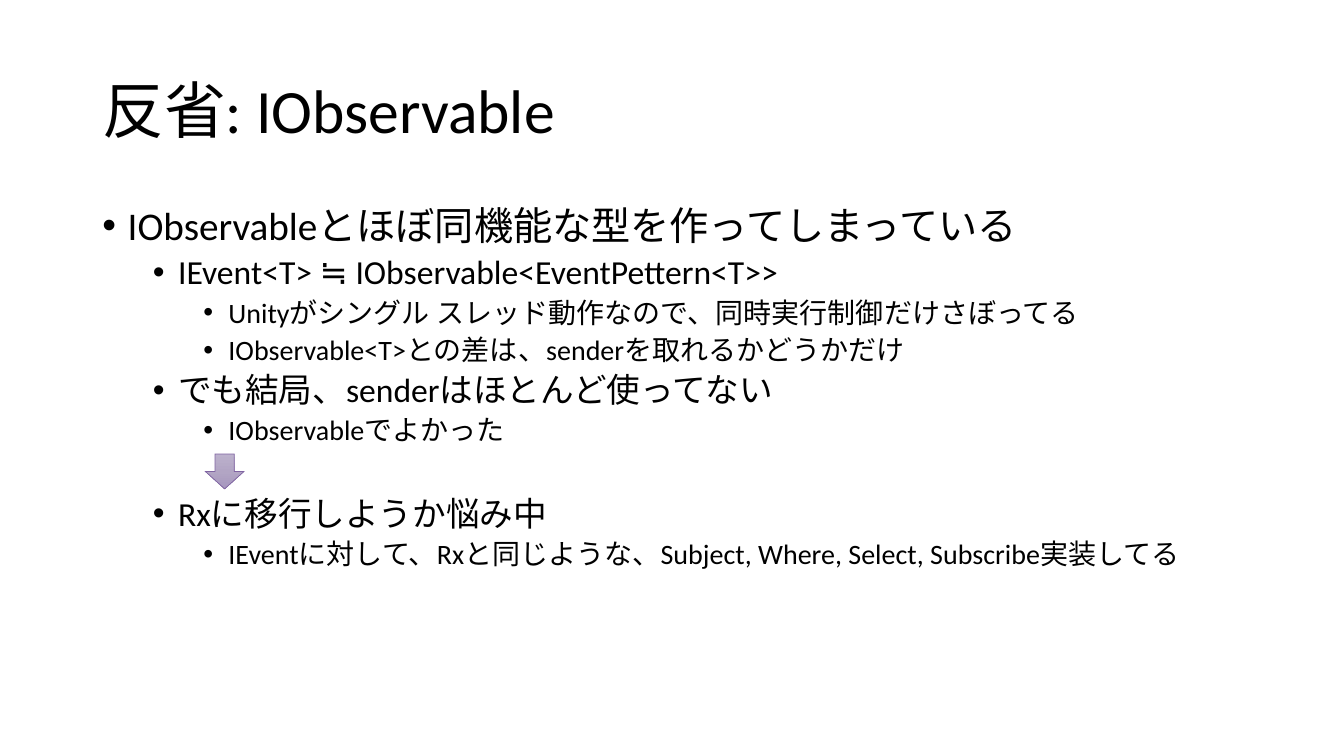
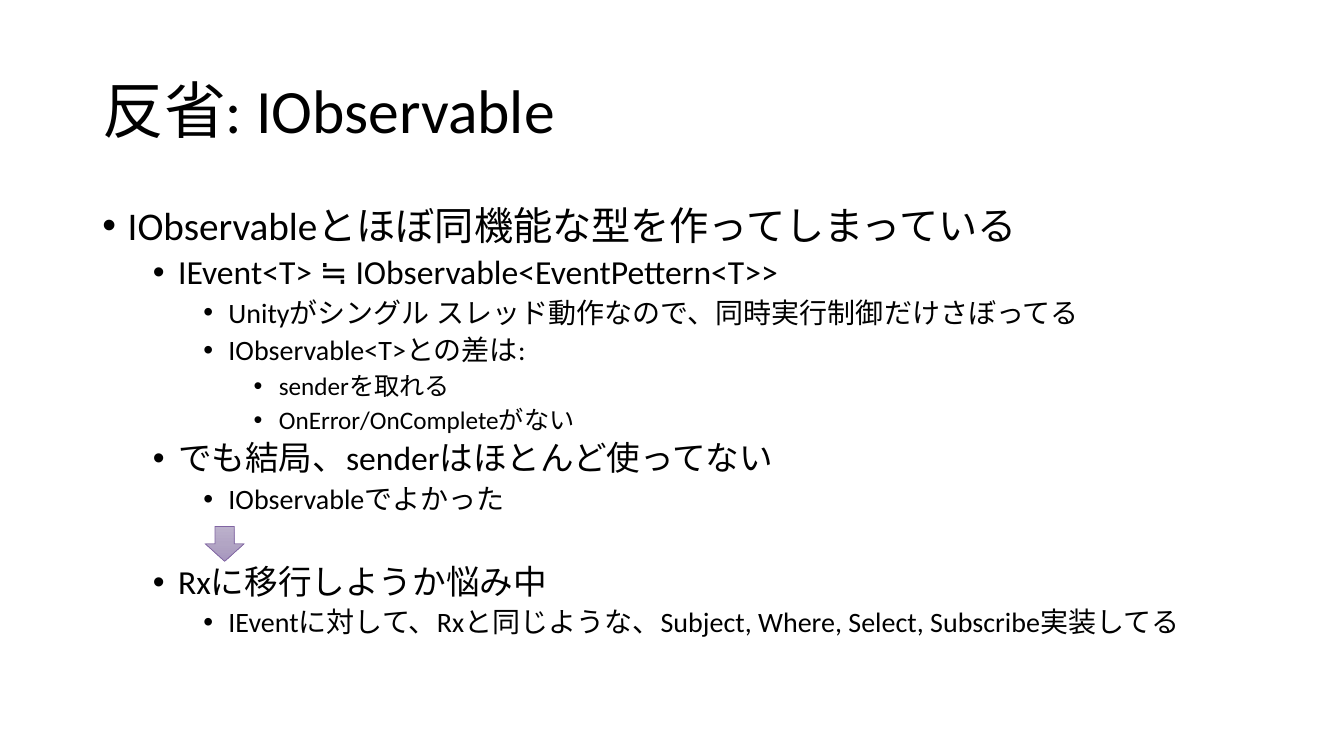
Before and after one commit to ppcuni/UnityCsharp20150321, a slide deck: slide 65 of doc/自社フレームワーク.pptx (slide 62 before the commit). Drawn at 1344x756 pixels with LibreOffice and Linux fonts; fonts in the diff are those of the drawing. Boxes give left, top, right and bottom in pixels: in the first picture for what was removed or moved away, otherwise in the second. Text is boxed around its words. In the diff, an @@ line names an element or a change of style, - is before the commit and + after.

```diff
--- a/doc/自社フレームワーク.pptx
+++ b/doc/自社フレームワーク.pptx
@@ text at <box>228,337,575,433</box>: text changed; size 20 to 18 pt @@
-    • IObservable<T>との差は、senderを取れるかどうかだけ
+    • IObservable<T>との差は:
+      • senderを取れる
+      • OnError/OnCompleteがない
@@ down arrow: place and size @@
-down arrow at <box>206,454,244,489</box>
+down arrow at <box>206,526,244,562</box>
```
Also in this commit, not shown: 9 other slides changed, 2 slides added.
